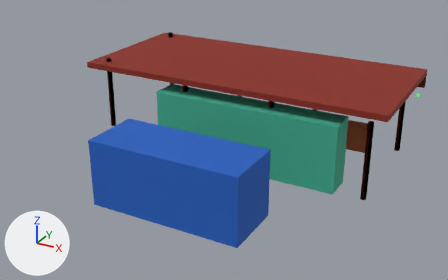
Before and after pictures for a commit that changed the glTF model game/models/hero/pb_foodcluster.glb.
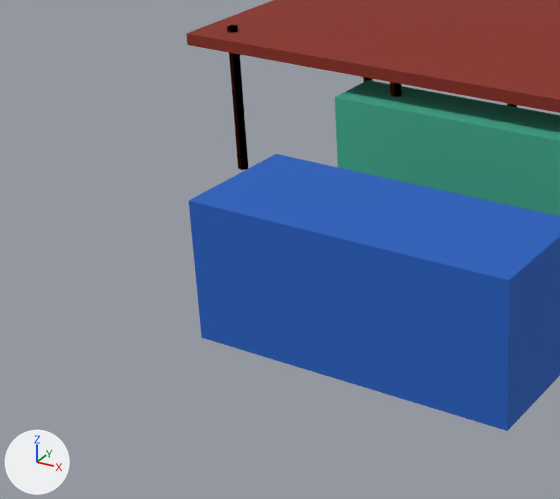
Old and new are each drawn whole from a 50 mm lens placed at (12.96, -19.59, 11.34), pointed at (1.94, 0.46, 1.31) and again close up on the part from 0% to 58% of the width and 17% to 100% of the height. Every picture has the same lights, and +X, +Y and +Z are marked at lower left. The first two pictures are the older version. Objects named as collision shapes, trigger or cutter boxes, shadow casters or lower levels of detail are left out. Where no turn or scale is listed for an object, it has been applied to the vertices. Vertices at exactly the same position are counted once.

The older version as bpy lines, for what is in view:
```python
me_pb_foodcluster_lod0 = bpy.data.meshes.new('pb_foodcluster_lod0')
me_pb_foodcluster_lod0.from_pydata(...)  # 832 vertices, 1377 faces; spans x -6.75..6.75, y -5.67..5.67, z -2.0..2.0
me_pb_foodcluster_lod0.materials.append(mat_wall)  # white #ffffff
me_pb_foodcluster_lod0.materials.append(mat_roof)  # red #8a2a1c
me_pb_foodcluster_lod0.materials.append(mat_post)  # dark red #7a2e1f
me_pb_foodcluster_lod0.materials.append(mat_fas)  # dark red #5a1a12
me_pb_foodcluster_lod0.materials.append(mat_ctr)  # brown #a0522d
me_pb_foodcluster_lod0.materials.append(mat_teal)  # green #3fae8f
me_pb_foodcluster_lod0.materials.append(mat_neon1)  # red #ff3a3a, glowing red #ff3a3a
me_pb_foodcluster_lod0.materials.append(mat_neon2)  # green #3aff6a, glowing green #3aff6a
me_pb_foodcluster_lod0.materials.append(mat_neon3)  # blue #3a8bff, glowing blue #3a8bff
me_pb_foodcluster_lod0.materials.append(mat_neon4)  # yellow #ffd23a, glowing yellow #ffd23a
me_pb_foodcluster_lod0.materials.append(mat_cont)  # blue #1f5fbf
me_pb_foodcluster_lod0.materials.append(mat_signback)  # light grey #dddddd
me_pb_foodcluster_lod0.materials.append(mat_signglow)
ob_pb_foodcluster_lod0 = bpy.data.objects.new('pb_foodcluster_lod0', me_pb_foodcluster_lod0)
ob_pb_foodcluster_lod0.location = (1.5, 1.47, 1.6)
```
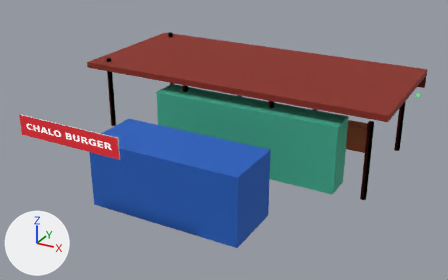
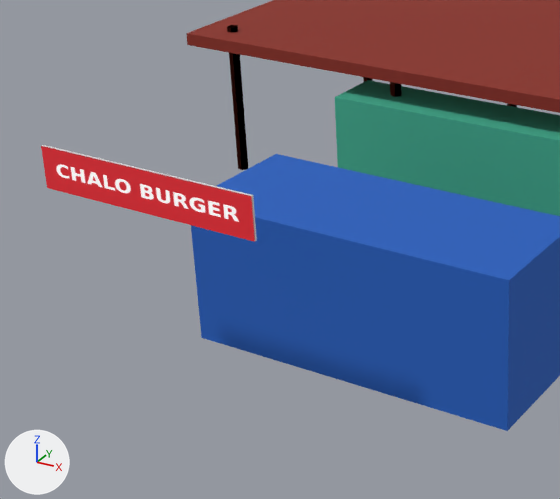
Where the newer file only moved an object's origin or applied its transform, the numbers keep the older frame.

The change, as a list of edits to the scene's bpy script:
```text
Add mat_sign:
    mat_sign = bpy.data.materials.new('sign')
    # uses the picture img_signs
Change me_pb_foodcluster_lod0:
    used by ob_pb_foodcluster_lod0; location = (1.5, 1.47, 1.6)
    verts and faces of me_pb_foodcluster_lod0; kept vertices keep their numbers, new ones are numbered from 832
    remove me_pb_foodcluster_lod0.from_pydata(...)  # 832 vertices, 1377 faces; spans x -6.75..6.75, y -5.67..5.67, z -2.0..2.0
    add me_pb_foodcluster_lod0.from_pydata(...)  # 844 vertices, 1391 faces; spans x -6.75..6.75, y -7.71..5.67, z -2.0..2.35
    me_pb_foodcluster_lod0 part 1: a new loose piece, a box spanning x -3.5..0.5, y -7.688..-7.658, z 1.647..2.347, in mat_signback (light grey #dddddd)
    me_pb_foodcluster_lod0 part 2
    add verts[832] = (-3.5, -7.71, 1.65)  # pixel (47, 188)
    add verts[833] = (0.5, -7.71, 1.65)  # pixel (254, 241)
    add verts[834] = (0.5, -7.71, 2.35)  # pixel (251, 196)
    add verts[835] = (-3.5, -7.71, 2.35)  # pixel (41, 145)
    add faces += [(832, 833, 834), (832, 834, 835)]  # mat_sign
    add me_pb_foodcluster_lod0.materials.append(mat_sign)
```

Location of each change, [x1, y1, x2, y2] in pixels of the close-ups (560 x 499 px):
'pb_foodcluster_lod0', reshaped
    before: [186, 0, 560, 431]
    after: [41, 0, 560, 431]
part 1 of me_pb_foodcluster_lod0, added
    after: [42, 145, 257, 241]
part 2 of me_pb_foodcluster_lod0, added (red)
    after: [41, 146, 255, 242]
